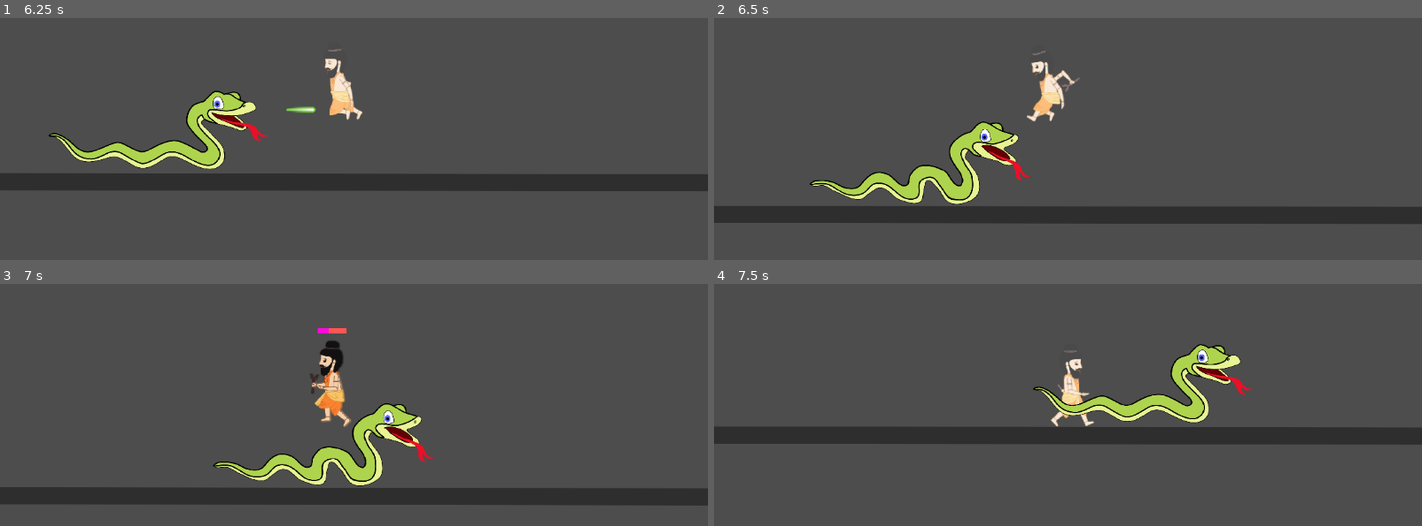
Above: before the commit, frames 1-4 (two rows, left to right).
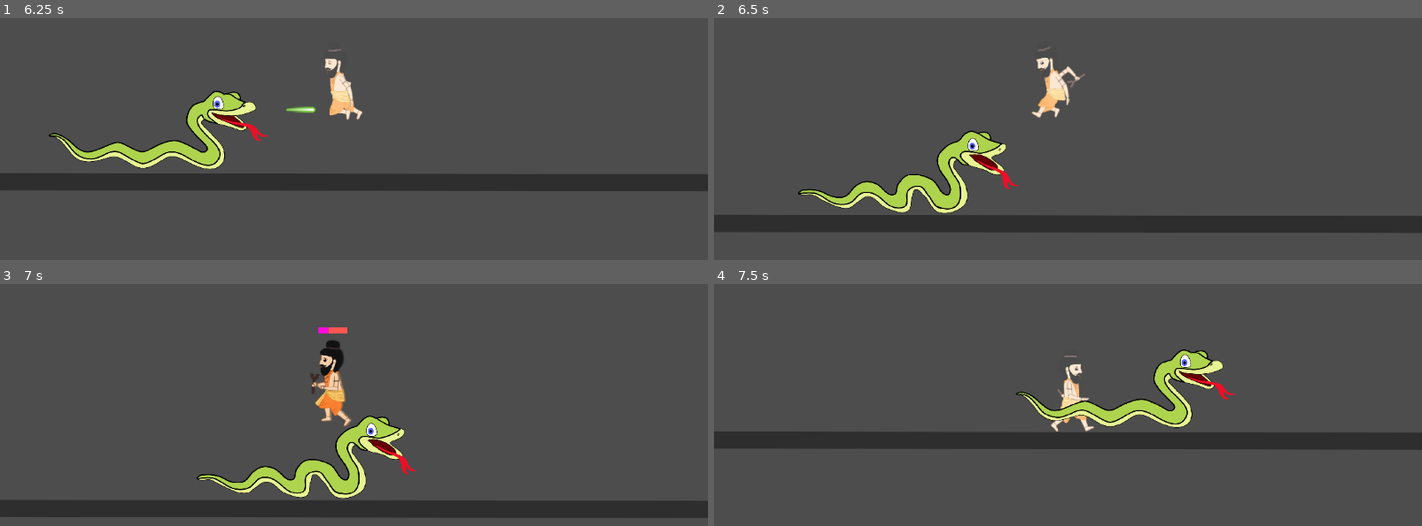
Above: after the commit, the same moments.

Repository: KartikWatts/games
Game: Godot game, scene res://world.tscn
The game is run twice, just before and just after one commit, with the same random seed, the same clock (stepped at 60 frames per second) and the same inputs.
Inputs:
- Up to frame 1 (6.25 s): tap Enter (ui_accept) at 0.5, 0.77, 1.52, 3.02, 3.77, 4.52, 6.02 s; hold Right (ui_right) 0.53-2.03 s; tap Ctrl (player_attack) every 0.75 s from 0.6 to 5.85 s; hold Left (ui_left) 2.03-2.78 s; hold Right (ui_right) 2.78-4.28 s; hold Left (ui_left) 4.28-5.03 s; hold Right (ui_right) 5.03-5.78 s; hold Left (ui_left) from 5.78 s (still down)
- Up to frame 2 (6.5 s): keep holding Left (ui_left)
- Up to frame 3 (7 s): keep holding Left (ui_left); tap Ctrl (player_attack) at 6.6 s; tap Enter (ui_accept) at 6.77 s
- Up to frame 4 (7.5 s): release Left (ui_left) at 7.28 s; hold Right (ui_right) from 7.28 s (still down); tap Ctrl (player_attack) at 7.35 s

Frame 1 is identical in both runs. In frame 2, 12% of the frame differs, in the area x 0-100%, y 12-89%; in frame 3, 14%, in the area x 0-100%, y 17-97%; in frame 4, 8.0%.

Commit message:
adding hurt animations

Diff:
--- /dev/null
+++ b/games/violest/violest/game.gd
@@ -0,0 +1,3 @@
+extends Node
+
+@export var player_health := 5.0
--- a/games/violest/violest/mobs/snake.gd
+++ b/games/violest/violest/mobs/snake.gd
@@ -18,10 +18,8 @@
 
 var gravity = ProjectSettings.get_setting("physics/2d/default_gravity")
 var direction = -1
+var is_hurting = false
 var is_dead = false
-
-#func _ready():
-#	print($CollisionShape2D.shape.get_rect().size.y)
 
 func _physics_process(delta):
 	if not is_on_floor():
@@ -71,6 +69,21 @@
 	_poison_marker.position.x = (_collision_shape.shape.get_rect().size.x + POISON_MARKER_MARGIN) * direction
 
 func hurt():
+	if not is_hurting:
+		print("MOB HURT")
+		is_hurting = true
+		position = position + Vector2(40 * direction, -10)
+		self.modulate.a = 0.5
+		await get_tree().create_timer(0.2).timeout
+		self.modulate.a = 1
+		await get_tree().create_timer(0.2).timeout
+		self.modulate.a = 0.5
+		await get_tree().create_timer(0.2).timeout
+		self.modulate.a = 1
+		await get_tree().create_timer(0.5).timeout
+		is_hurting = false
+
+func die():
 	is_dead = true
 	_animation_player.play("die")
 	await _animation_player.animation_finished
--- a/games/violest/violest/mobs/snake.tscn
+++ b/games/violest/violest/mobs/snake.tscn
@@ -83,7 +83,7 @@
 [node name="Snake" type="CharacterBody2D"]
 scale = Vector2(1.6, 1.387)
 collision_layer = 4
-collision_mask = 10
+collision_mask = 2
 script = ExtResource("1_kl32n")
 
 [node name="CollisionShape2D" type="CollisionShape2D" parent="."]
--- a/games/violest/violest/mobs/snake_hurt_box.gd
+++ b/games/violest/violest/mobs/snake_hurt_box.gd
@@ -8,3 +8,6 @@
 func _on_area_entered(body):
 	if body is Player:
 		body.hurt()
+	if body is MagicBall:
+		if get_parent().direction == body.direction:
+			get_parent().direction = - body.direction
--- a/games/violest/violest/player/player.gd
+++ b/games/violest/violest/player/player.gd
@@ -22,8 +22,10 @@
 var is_attack_initiated = false
 var face_direction = 1
 var is_sitting = false
+var is_hurting = false
 
 func _ready():
+	print(Game.player_health)
 	set_wand_marker_position(1)
 	_attack_progress.position = _collision_shape.position - Vector2(_collision_shape.shape.get_rect().size.x/2, _collision_shape.shape.get_rect().size.y/2 + WAND_MAGIC_MARGIN)
 
@@ -118,3 +120,18 @@
 func _on_shoot_timer_timeout():
 	shoot()
 	is_attack_initiated = false
+
+func hurt():
+	if not is_hurting:
+		print("HURT")
+		is_hurting = true
+		position = position + Vector2(-40 * face_direction, -30)
+		self.modulate.a = 0.5
+		await get_tree().create_timer(0.2).timeout
+		self.modulate.a = 1
+		await get_tree().create_timer(0.2).timeout
+		self.modulate.a = 0.5
+		await get_tree().create_timer(0.2).timeout
+		self.modulate.a = 1
+		await get_tree().create_timer(0.5).timeout
+		is_hurting = false
--- a/games/violest/violest/player/player_hurt_box.gd
+++ b/games/violest/violest/player/player_hurt_box.gd
@@ -2,6 +2,4 @@
 extends Area2D
 
 func hurt():
-	print("HURT")
-	pass
-#	get_parent().queue_free()
+	get_parent().hurt()
--- a/games/violest/violest/project.godot
+++ b/games/violest/violest/project.godot
@@ -13,6 +13,10 @@
 config/name="violest"
 run/main_scene="res://world.tscn"
 config/features=PackedStringArray("4.0", "GL Compatibility")
+
+[autoload]
+
+Game="*res://game.gd"
 
 [input]
 
